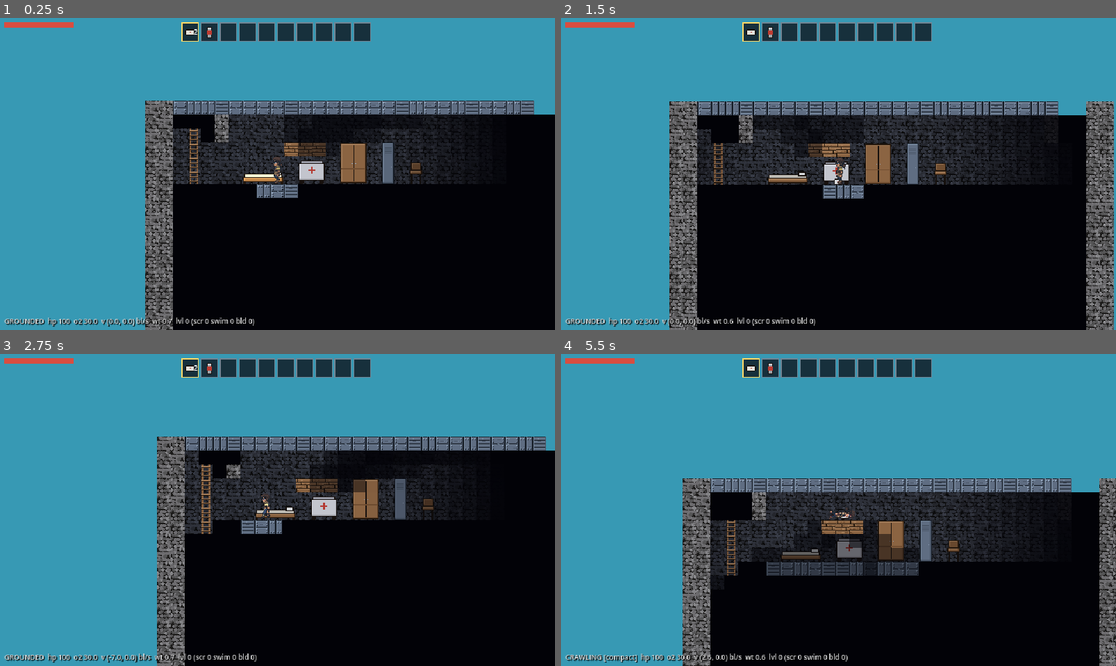
Above: before the commit, frames 1-4 (two rows, left to right).
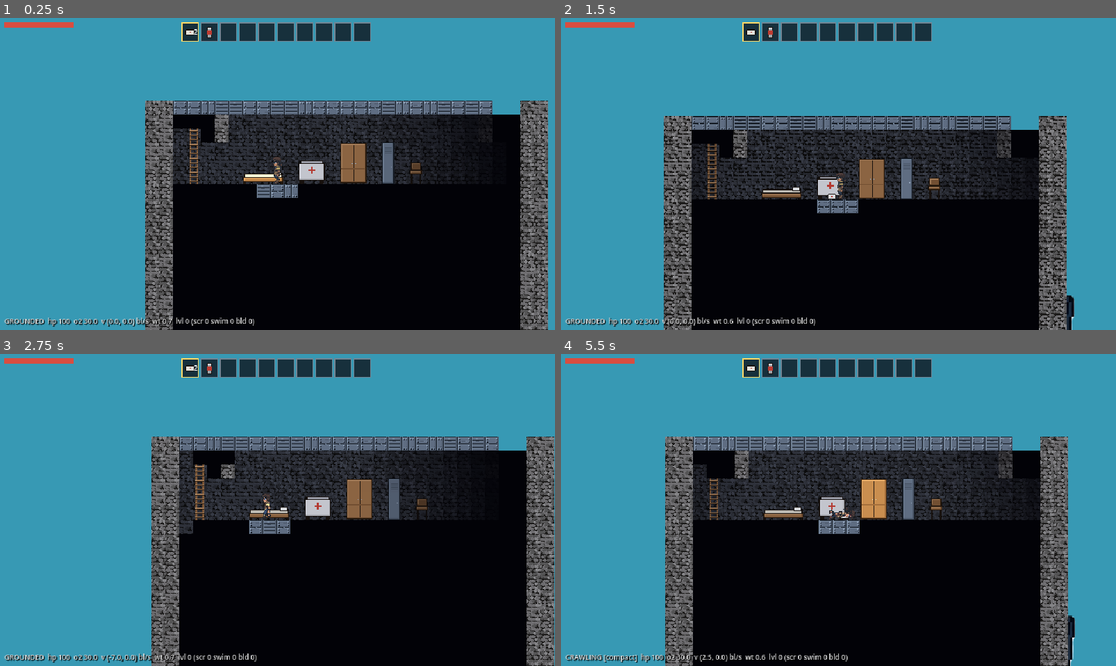
Above: after the commit, the same moments.

Repository: wilbur6689/SunkenCity
Game: Godot game, scene res://scenes/city/city.tscn
The game is run twice, just before and just after one commit, with the same random seed, the same clock (stepped at 60 frames per second) and the same inputs.
Inputs (mouse positions are in pixels of both pictures, inside the frame that each line leads up to):
- Up to frame 1 (0.25 s): no input
- Up to frame 2 (1.5 s): tap Enter at 0.5 s; move the mouse to (960, 158) at 0.52 s; hold D (move_right) 0.53-1.25 s; hold C (crouch) 0.53-1.25 s; click (960, 158) at 0.67 s; tap Space (jump) at 0.77, 1.07 s; tap Q (drop) at 0.8 s; drag from (727, 189) to (810, 236) at 1.27 s
- Up to frame 3 (2.75 s): move the mouse to (333, 441) at 2.02 s; hold A (move_left) from 2.03 s (still down); hold Shift (sprint) from 2.03 s (still down); tap E (interact) at 2.1 s; click (333, 441) at 2.17 s
- Up to frame 4 (5.5 s): release A (move_left) at 2.75 s; release Shift (sprint) at 2.75 s; drag from (810, 572) to (672, 463) at 2.77 s; move the mouse to (1005, 556) at 3.52 s; press the mouse at (1005, 556) at 3.53 s; hold D (move_right) 3.53-4.25 s; tap Space (jump) at 3.77, 3.8, 4.07 s; release the mouse at (1005, 556) at 4.25 s; drag from (672, 463) to (755, 432) at 4.27 s; move the mouse to (866, 510) at 5.02 s; hold D (move_right) from 5.03 s (still down); hold C (crouch) from 5.03 s (still down); click (866, 510) at 5.17 s; tap Q (drop) at 5.3 s

The runs differ from the first frame. In frame 1, 9.6% of the frame differs, in the area x 26-100%, y 26-100%; in frame 2, 25%; in frame 3, 13%; in frame 4, 33%, in the area x 18-100%, y 26-100%.

Commit message:
Room Editor: visual authoring tool for city room templates
- New standalone scene (godot --path . res://scenes/tools/room_editor.tscn):
  settings panel (room id, zone dropdown, free-text room type, spawn
  depth range in blocks below the waterline, width/height 6-20 x 4-8),
  block picker painting stone/wood/metal/plastic with the real atlas,
  zone-filtered furniture palette (place, grab, move, erase) with ghost
  previews and footprint/overlap validation, dimmed slab-and-wall
  context frame, Save/Load/New against data/rooms.json
- rooms.json schema grows zone / height / depth_min / depth_max (all
  existing rooms migrated; gen_rooms.py emits them); CityGen now pools
  templates by zone (deterministic order) and filters candidates by
  each room's authored depth range; over-tall rooms crop to the cavity
- room_editor_smoke.tscn: 9 checks (defaults, painting, fit/overlap
  rules, export fields, update-in-place); all suites green

Co-Authored-By: Claude Fable 5 <noreply@anthropic.com>
Claude-Session: https://claude.ai/code/session_01GxDZSizaHKPW71DMqToXjC

Diff:
--- a/data/rooms.json
+++ b/data/rooms.json
@@ -1,5 +1,5 @@
 {
- "_comment": "Room template library (CT-04/05). Generated by tools/gen_rooms.py, then curated by hand \u2014 edits here are canonical. width = interior cells; objects x/blocks x are offsets from the room's west edge on the standing row; blocks dy = cells above the standing row; mat uses WorldGrid.M (2 = wood, 4 = plastic).",
+ "_comment": "Room template library (CT-04/05). Authored in the Room Editor (scenes/tools/room_editor.tscn) or generated by tools/gen_rooms.py, then curated by hand - this file is canonical. zone picks the generator pool; type is a descriptive tag; depth_min/max (blocks below the waterline) restrict where a room may spawn; width/height are interior cells; objects x / blocks x are offsets from the west edge on the standing row; blocks dy = cells above the standing row; mat uses WorldGrid.M.",
  "rooms": [
   {
    "id": "residential_a",
@@ -35,7 +35,11 @@
      "x": 3,
      "dy": 2
     }
-   ]
+   ],
+   "zone": "residential",
+   "height": 5,
+   "depth_min": -9999,
+   "depth_max": 9999
   },
   {
    "id": "residential_b",
@@ -55,7 +59,11 @@
      "x": 5
     }
    ],
-   "blocks": []
+   "blocks": [],
+   "zone": "residential",
+   "height": 5,
+   "depth_min": -9999,
+   "depth_max": 9999
   },
   {
    "id": "residential_c",
@@ -95,7 +103,11 @@
      "x": 4,
      "dy": 2
     }
-   ]
+   ],
+   "zone": "residential",
+   "height": 5,
+   "depth_min": -9999,
+   "depth_max": 9999
   },
   {
    "id": "residential_d",
@@ -122,7 +134,11 @@
      "x": 8,
      "dy": 2
     }
-   ]
+   ],
+   "zone": "residential",
+   "height": 5,
+   "depth_min": -9999,
+   "depth_max": 9999
   },
   {
    "id": "office_a",
@@ -166,7 +182,11 @@
      "x": 8,
      "dy": 2
     }
-   ]
+   ],
+   "zone": "commercial",
+   "height": 5,
+   "depth_min": -9999,
+   "depth_max": 9999
   },
   {
    "id": "office_b",
@@ -206,7 +226,11 @@
      "x": 5,
      "dy": 2
     }
-   ]
+   ],
+   "zone": "commercial",
+   "height": 5,
+   "depth_min": -9999,
+   "depth_max": 9999
   },
   {
    "id": "office_c",
@@ -234,7 +258,11 @@
      "x": 9
     }
    ],
-   "blocks": []
+   "blocks": [],
+   "zone": "commercial",
+   "height": 5,
+   "depth_min": -9999,
+   "depth_max": 9999
   },
   {
    "id": "office_d",
@@ -254,7 +282,11 @@
      "x": 9
     }
    ],
-   "blocks": []
+   "blocks": [],
+   "zone": "commercial",
+   "height": 5,
+   "depth_min": -9999,
+   "depth_max": 9999
   },
   {
    "id": "hospital_a",
@@ -290,7 +322,11 @@
      "x": 6,
      "dy": 2
     }
-   ]
+   ],
+   "zone": "hospital",
+   "height": 5,
+   "depth_min": -9999,
+   "depth_max": 9999
   },
   {
    "id": "hospital_b",
@@ -310,7 +346,11 @@
      "x": 8
     }
    ],
-   "blocks": []
+   "blocks": [],
+   "zone": "hospital",
+   "height": 5,
+   "depth_min": -9999,
+   "depth_max": 9999
   },
   {
    "id": "hospital_c",
@@ -330,7 +370,11 @@
      "x": 7
     }
    ],
-   "blocks": []
+   "blocks": [],
+   "zone": "hospital",
+   "height": 5,
+   "depth_min": -9999,
+   "depth_max": 9999
   },
   {
    "id": "hospital_d",
@@ -346,7 +390,11 @@
      "x": 4
     }
    ],
-   "blocks": []
+   "blocks": [],
+   "zone": "hospital",
+   "height": 5,
+   "depth_min": -9999,
+   "depth_max": 9999
   }
  ]
 }
--- /dev/null
+++ b/scenes/test/room_editor_smoke.tscn
@@ -0,0 +1,6 @@
+[gd_scene load_steps=2 format=3]
+
+[ext_resource type="Script" path="res://scripts/test/room_editor_smoke.gd" id="1"]
+
+[node name="RESmoke" type="Node"]
+script = ExtResource("1")
--- /dev/null
+++ b/scenes/tools/room_editor.tscn
@@ -0,0 +1,9 @@
+[gd_scene load_steps=2 format=3]
+
+[ext_resource type="Script" path="res://scripts/tools/room_editor.gd" id="1_editor"]
+
+[node name="RoomEditor" type="Control"]
+anchors_preset = 15
+anchor_right = 1.0
+anchor_bottom = 1.0
+script = ExtResource("1_editor")
--- /dev/null
+++ b/scripts/test/room_editor_smoke.gd
@@ -0,0 +1,41 @@
+extends Node
+## Headless checks for the Room Editor: boot, block painting, furniture
+## placement rules, save/load roundtrip against a scratch library.
+var failures := 0
+var checks := 0
+func check(cond: bool, msg: String) -> void:
+	checks += 1
+	print(("  ok:   " if cond else "  FAIL: ") + msg)
+	if not cond: failures += 1
+func _ready() -> void:
+	var ed = load("res://scenes/tools/room_editor.tscn").instantiate()
+	ed.rooms_path = "user://rooms_test.json"
+	add_child(ed)
+	await get_tree().process_frame
+	check(ed.room.width == 12 and ed.room.height == 5, "default room is 12x5")
+	ed.id_edit.text = "smoke_room"
+	ed.type_edit.text = "test ward"
+	ed.zone_option.selected = 3 # hospital
+	ed.depth_min_spin.value = 10
+	ed.depth_max_spin.value = 80
+	ed._apply_settings()
+	ed._set_tool("block:2")
+	ed._paint(Vector2i(3, 2))
+	check(ed.room.blocks.size() == 1 and ed.room.blocks[0].mat == 2, "block painted (wood)")
+	check(ed._fits_object("med_cart", 5), "furniture fits in empty space")
+	ed.room.objects.append({"id": "med_cart", "x": 5})
+	check(not ed._fits_object("cabinet", 6), "overlap rejected")
+	check(ed._fits_object("cabinet", 8), "adjacent placement fits")
+	ed.room.objects.append({"id": "cabinet", "x": 8})
+	ed._save()
+	var lib = JSON.parse_string(FileAccess.get_file_as_string("user://rooms_test.json"))
+	check(lib.rooms.size() == 1 and lib.rooms[0].id == "smoke_room", "room exported to the library")
+	var r = lib.rooms[0]
+	check(r.zone == "hospital" and r.depth_min == 10 and r.depth_max == 80 and r.type == "test ward", "settings exported (zone, type, depth range)")
+	check(r.objects.size() == 2 and r.blocks.size() == 1, "contents exported")
+	ed._save() # update path
+	lib = JSON.parse_string(FileAccess.get_file_as_string("user://rooms_test.json"))
+	check(lib.rooms.size() == 1, "re-saving updates instead of duplicating")
+	DirAccess.remove_absolute("user://rooms_test.json")
+	print("\nRoom editor smoke: %d checks, %d failures" % [checks, failures])
+	get_tree().quit(0 if failures == 0 else 1)
--- /dev/null
+++ b/scripts/tools/room_editor.gd
@@ -0,0 +1,445 @@
+extends Control
+## Room Editor (CT-05 authoring workflow): create, edit, and export the room
+## templates the city generator builds floors from. Run standalone:
+##   godot --path . res://scenes/tools/room_editor.tscn
+##
+## Left: room settings (id, zone, room type, spawn depth range, size).
+## Center: the room canvas — paint blocks, place/move furniture.
+## Right: block picker + zone-filtered furniture palette.
+## Save writes into data/rooms.json (the curated library, hand-editable).
+
+const ZONES := ["residential", "commercial", "industrial", "hospital"]
+const ZONE_FURNITURE := {
+	"residential": ["bed_frame", "cabinet", "chair", "fridge", "desk"],
+	"commercial": ["desk", "chair", "cabinet", "locker", "fridge"],
+	"industrial": ["locker", "pump", "med_cart", "cabinet"],
+	"hospital": ["med_cart", "bed_frame", "cabinet", "locker", "chair", "desk"],
+}
+const BLOCK_MATS := {"stone": 1, "wood": 2, "metal": 3, "plastic": 4}
+const CELL := 16
+const MIN_W := 6
+const MAX_W := 20
+const MIN_H := 4
+const MAX_H := 8
+const ATLAS := preload("res://assets/tiles/placeholder_blocks.png")
+
+var rooms_path := "res://data/rooms.json"
+var room: Dictionary = {}
+var tool_mode := "pointer" # pointer | erase | block:<mat> | object:<id>
+var grabbed: Dictionary = {} # object being moved (removed from room while held)
+var hover_cell := Vector2i(-99, -99)
+var status := ""
+
+var canvas: Control
+var id_edit: LineEdit
+var type_edit: LineEdit
+var zone_option: OptionButton
+var depth_min_spin: SpinBox
+var depth_max_spin: SpinBox
+var width_spin: SpinBox
+var height_spin: SpinBox
+var load_option: OptionButton
+var furniture_box: VBoxContainer
+var status_label: Label
+var tool_label: Label
+var _obj_textures: Dictionary = {}
+
+func _ready() -> void:
+	room = _default_room()
+	_build_ui()
+	_refresh_load_list()
+	_refresh_furniture()
+	_sync_settings_to_ui()
+
+func _default_room() -> Dictionary:
+	return {"id": "new_room", "zone": "residential", "type": "room", "width": 12, "height": 5,
+		"depth_min": -9999, "depth_max": 9999, "objects": [], "blocks": []}
+
+# --- UI construction ---
+
+func _build_ui() -> void:
+	var bg := ColorRect.new()
+	bg.color = Color(0.10, 0.12, 0.16)
+	bg.set_anchors_preset(Control.PRESET_FULL_RECT)
+	add_child(bg)
+
+	var title := UITheme.label("ROOM EDITOR — templates for the city generator (data/rooms.json)", 9, Color(0.56, 0.75, 0.81))
+	title.position = Vector2(8, 4)
+	add_child(title)
+
+	# Left: settings
+	var sp := PanelContainer.new()
+	sp.add_theme_stylebox_override("panel", UITheme.steel_panel())
+	sp.position = Vector2(8, 18)
+	sp.custom_minimum_size = Vector2(140, 330)
+	add_child(sp)
+	var sv := VBoxContainer.new()
+	sv.add_theme_constant_override("separation", 3)
+	sp.add_child(sv)
+	sv.add_child(UITheme.label("SETTINGS", 8, Color(0.56, 0.75, 0.81)))
+	sv.add_child(UITheme.label("Room id", 8))
+	id_edit = LineEdit.new()
+	id_edit.add_theme_font_size_override("font_size", 8)
+	sv.add_child(id_edit)
+	sv.add_child(UITheme.label("Zone", 8))
+	zone_option = OptionButton.new()
+	zone_option.add_theme_font_size_override("font_size", 8)
+	for z in ZONES:
+		zone_option.add_item(z)
+	zone_option.item_selected.connect(func(_i): _apply_settings(); _refresh_furniture())
+	sv.add_child(zone_option)
+	sv.add_child(UITheme.label("Room type", 8))
+	type_edit = LineEdit.new()
+	type_edit.add_theme_font_size_override("font_size", 8)
+	type_edit.placeholder_text = "bedroom, ward, office…"
+	sv.add_child(type_edit)
+	sv.add_child(UITheme.label("Depth range (blocks below", 8))
+	sv.add_child(UITheme.label("waterline; -9999 = any)", 8, Color(0.6, 0.66, 0.72)))
+	depth_min_spin = _spin(-9999, 9999, 0)
+	depth_max_spin = _spin(-9999, 9999, 9999)
+	var dh := HBoxContainer.new()
+	dh.add_child(depth_min_spin)
+	dh.add_child(depth_max_spin)
+	sv.add_child(dh)
+	sv.add_child(UITheme.label("Size (width x height)", 8))
+	width_spin = _spin(MIN_W, MAX_W, 12)
+	width_spin.value_changed.connect(func(_v): _apply_settings())
+	height_spin = _spin(MIN_H, MAX_H, 5)
+	height_spin.value_changed.connect(func(_v): _apply_settings())
+	var sh := HBoxContainer.new()
+	sh.add_child(width_spin)
+	sh.add_child(height_spin)
+	sv.add_child(sh)
+	sv.add_child(UITheme.label(" ", 6))
+	var new_btn := _button("New room", func():
+		room = _default_room()
+		_sync_settings_to_ui()
+		_say("New room"))
+	sv.add_child(new_btn)
+	sv.add_child(UITheme.label("Load existing", 8))
+	load_option = OptionButton.new()
+	load_option.add_theme_font_size_override("font_size", 8)
+	load_option.item_selected.connect(_load_selected)
+	sv.add_child(load_option)
+	var save_btn := _button("SAVE / EXPORT", _save)
+	sv.add_child(save_btn)
+	status_label = UITheme.label("", 8, Color(0.75, 0.95, 0.75))
+	sv.add_child(status_label)
+
+	# Center: canvas
+	canvas = Control.new()
+	canvas.position = Vector2(158, 40)
+	canvas.custom_minimum_size = Vector2((MAX_W + 4) * CELL, (MAX_H + 4) * CELL)
+	canvas.size = canvas.custom_minimum_size
+	canvas.mouse_filter = Control.MOUSE_FILTER_STOP
+	canvas.draw.connect(_draw_canvas)
+	canvas.gui_input.connect(_canvas_input)
+	add_child(canvas)
+	tool_label = UITheme.label("Tool: pointer  (LMB use tool · RMB erase · pointer grabs furniture)", 8, Color(0.7, 0.78, 0.85))
+	tool_label.position = Vector2(158, 22)
+	add_child(tool_label)
+
+	# Right: palettes
+	var pp := PanelContainer.new()
+	pp.add_theme_stylebox_override("panel", UITheme.steel_panel())
+	pp.position = Vector2(508, 18)
+	pp.custom_minimum_size = Vector2(124, 330)
+	add_child(pp)
+	var pv := VBoxContainer.new()
+	pv.add_theme_constant_override("separation", 2)
+	pp.add_child(pv)
+	pv.add_child(UITheme.label("BLOCKS", 8, Color(0.56, 0.75, 0.81)))
+	var pointer := _button("Pointer / move", func(): _set_tool("pointer"))
+	pv.add_child(pointer)
+	for mat_name in BLOCK_MATS:
+		var m: int = BLOCK_MATS[mat_name]
+		pv.add_child(_button(mat_name.capitalize(), func(): _set_tool("block:%d" % m)))
+	pv.add_child(_button("Erase", func(): _set_tool("erase")))
+	pv.add_child(UITheme.label(" ", 4))
+	pv.add_child(UITheme.label("FURNITURE (zone)", 8, Color(0.56, 0.75, 0.81)))
+	furniture_box = VBoxContainer.new()
+	furniture_box.add_theme_constant_override("separation", 2)
+	pv.add_child(furniture_box)
+
+func _spin(minv: int, maxv: int, val: int) -> SpinBox:
+	var s := SpinBox.new()
+	s.min_value = minv
+	s.max_value = maxv
+	s.value = val
+	s.add_theme_font_size_override("font_size", 8)
+	s.custom_minimum_size = Vector2(56, 0)
+	return s
+
+func _button(text: String, cb: Callable) -> Button:
+	var b := Button.new()
+	b.text = text
+	b.custom_minimum_size = Vector2(0, 15)
+	UITheme.style_button(b)
+	b.pressed.connect(cb)
+	return b
+
+func _set_tool(mode: String) -> void:
+	tool_mode = mode
+	grabbed = {}
+	tool_label.text = "Tool: " + mode
+	canvas.queue_redraw()
+
+func _say(text: String) -> void:
+	status = text
+	status_label.text = text
+
+func _refresh_furniture() -> void:
+	for c in furniture_box.get_children():
+		c.queue_free()
+	for oid in ZONE_FURNITURE.get(_zone(), []):
+		var def: Dictionary = Data.objects.get(oid, {})
+		if def.is_empty():
+			continue
+		furniture_box.add_child(_button("%s (%dx%d)" % [def.name, def.size[0], def.size[1]],
+			func(): _set_tool("object:" + oid)))
+
+func _zone() -> String:
+	return ZONES[zone_option.selected]
+
+# --- Settings sync ---
+
+func _sync_settings_to_ui() -> void:
+	id_edit.text = room.id
+	type_edit.text = room.get("type", "")
+	zone_option.selected = maxi(ZONES.find(room.get("zone", "residential")), 0)
+	depth_min_spin.value = room.get("depth_min", -9999)
+	depth_max_spin.value = room.get("depth_max", 9999)
+	width_spin.value = room.width
+	height_spin.value = room.get("height", 5)
+	_refresh_furniture()
+	canvas.queue_redraw()
+
+func _apply_settings() -> void:
+	room.id = id_edit.text.strip_edges()
+	room.type = type_edit.text.strip_edges()
+	room.zone = _zone()
+	room.depth_min = int(depth_min_spin.value)
+	room.depth_max = int(depth_max_spin.value)
+	room.width = int(width_spin.value)
+	room.height = int(height_spin.value)
+	# Clip content that fell outside after a resize
+	room.objects = room.objects.filter(func(o): return _fits_object(o.id, int(o.x), o))
+	room.blocks = room.blocks.filter(func(b): return int(b.x) < room.width and int(b.dy) < room.height)
+	canvas.queue_redraw()
+
+# --- Canvas geometry: origin at the room's top-left interior cell ---
+
+func _origin() -> Vector2:
+	return Vector2(2 * CELL, 2 * CELL)
+
+func _cell_at(pos: Vector2) -> Vector2i:
+	var p := (pos - _origin()) / CELL
+	return Vector2i(floori(p.x), floori(p.y))
+
+func _standing_row() -> int:
+	return room.height - 1 # dy 0 = standing row (bottom interior row)
+
+func _fits_object(oid: String, x: int, ignore = null) -> bool:
+	var def: Dictionary = Data.objects.get(oid, {})
+	if def.is_empty():
+		return false
+	var w := int(def.size[0])
+	var h := int(def.size[1])
+	if x < 0 or x + w > int(room.width) or h > int(room.height):
+		return false
+	for o in room.objects:
+		if o == ignore:
+			continue
+		var ow := int(Data.objects[o.id].size[0])
+		if x < int(o.x) + ow and int(o.x) < x + w:
+			return false
+	for b in room.blocks:
+		if int(b.dy) < h and int(b.x) >= x and int(b.x) < x + w:
+			return false
+	return true
+
+func _block_at(x: int, dy: int):
+	for b in room.blocks:
+		if int(b.x) == x and int(b.dy) == dy:
+			return b
+	return null
+
+func _object_at_x(x: int):
+	for o in room.objects:
+		var w := int(Data.objects[o.id].size[0])
+		if x >= int(o.x) and x < int(o.x) + w:
+			return o
+	return null
+
+# --- Canvas input ---
+
+func _canvas_input(event: InputEvent) -> void:
+	if event is InputEventMouseMotion:
+		hover_cell = _cell_at(event.position)
+		canvas.queue_redraw()
+		if event.button_mask & MOUSE_BUTTON_MASK_LEFT and tool_mode.begins_with("block:"):
+			_paint(hover_cell)
+	elif event is InputEventMouseButton and event.pressed:
+		var cell := _cell_at(event.position)
+		if event.button_index == MOUSE_BUTTON_LEFT:
+			_use_tool(cell)
+		elif event.button_index == MOUSE_BUTTON_RIGHT:
+			_erase(cell)
+		canvas.queue_redraw()
+
+func _in_room(cell: Vector2i) -> bool:
+	return cell.x >= 0 and cell.x < int(room.width) and cell.y >= 0 and cell.y < int(room.height)
+
+func _use_tool(cell: Vector2i) -> void:
+	if tool_mode.begins_with("block:"):
+		_paint(cell)
+	elif tool_mode == "erase":
+		_erase(cell)
+	elif tool_mode.begins_with("object:"):
+		var oid := tool_mode.substr(7)
+		if _in_room(cell) and _fits_object(oid, cell.x):
+			room.objects.append({"id": oid, "x": cell.x})
+			_say("Placed " + oid)
+	else: # pointer: grab / drop furniture (click-drag-click)
+		if not grabbed.is_empty():
+			if _in_room(cell) and _fits_object(grabbed.id, cell.x):
+				room.objects.append({"id": grabbed.id, "x": cell.x})
+				grabbed = {}
+				_say("Moved")
+		elif _in_room(cell):
+			var o = _object_at_x(cell.x)
+			if o != null and cell.y >= int(room.height) - int(Data.objects[o.id].size[1]):
+				grabbed = o
+				room.objects.erase(o)
+				_say("Grabbed %s — click to drop" % grabbed.id)
+
+func _paint(cell: Vector2i) -> void:
+	if not _in_room(cell):
+		return
+	var dy := _standing_row() - cell.y
+	if _object_at_x(cell.x) != null and dy < int(Data.objects[_object_at_x(cell.x).id].size[1]):
+		return # occupied by furniture
+	var existing = _block_at(cell.x, dy)
+	var mat := int(tool_mode.substr(6))
+	if existing != null:
+		existing.mat = mat
+	else:
+		room.blocks.append({"mat": mat, "x": cell.x, "dy": dy})
+
+func _erase(cell: Vector2i) -> void:
+	if not _in_room(cell):
+		return
+	var dy := _standing_row() - cell.y
+	var b = _block_at(cell.x, dy)
+	if b != null:
+		room.blocks.erase(b)
+		return
+	var o = _object_at_x(cell.x)
+	if o != null and cell.y >= int(room.height) - int(Data.objects[o.id].size[1]):
+		room.objects.erase(o)
+		_say("Removed " + o.id)
+
+# --- Canvas drawing ---
+
+func _draw_canvas() -> void:
+	var org := _origin()
+	var w := int(room.width)
+	var h := int(room.height)
+	# Context shell: slab below, ceiling above, walls beside (dimmed, not editable)
+	var shell := Color(0.55, 0.58, 0.65, 0.55)
+	for x in range(-1, w + 1):
+		_draw_tile(org + Vector2(x, h) * CELL, WorldGrid.M.METAL, shell)   # floor slab
+		_draw_tile(org + Vector2(x, -1) * CELL, WorldGrid.M.METAL, shell)  # ceiling
+	for y in range(-1, h + 1):
+		_draw_tile(org + Vector2(-1, y) * CELL, WorldGrid.M.STONE, shell)
+		_draw_tile(org + Vector2(w, y) * CELL, WorldGrid.M.STONE, shell)
+	# Interior background + grid
+	canvas.draw_rect(Rect2(org, Vector2(w, h) * CELL), Color(0.16, 0.19, 0.25))
+	for x in range(w + 1):
+		canvas.draw_line(org + Vector2(x * CELL, 0), org + Vector2(x * CELL, h * CELL), Color(1, 1, 1, 0.07))
+	for y in range(h + 1):
+		canvas.draw_line(org + Vector2(0, y * CELL), org + Vector2(w * CELL, y * CELL), Color(1, 1, 1, 0.07))
+	# Blocks
+	for b in room.blocks:
+		var cy := _standing_row() - int(b.dy)
+		_draw_tile(org + Vector2(int(b.x), cy) * CELL, int(b.mat), Color.WHITE)
+	# Furniture (bottom-aligned to the standing row)
+	for o in room.objects:
+		_draw_object(org, o.id, int(o.x), Color.WHITE)
+	# Ghost previews
+	if tool_mode.begins_with("object:") and _in_room(hover_cell):
+		var oid := tool_mode.substr(7)
+		var ok := _fits_object(oid, hover_cell.x)
+		_draw_object(org, oid, hover_cell.x, Color(0.6, 1.0, 0.6, 0.55) if ok else Color(1.0, 0.5, 0.5, 0.55))
+	elif not grabbed.is_empty() and _in_room(hover_cell):
+		var ok2 := _fits_object(grabbed.id, hover_cell.x)
+		_draw_object(org, grabbed.id, hover_cell.x, Color(0.6, 1.0, 0.6, 0.55) if ok2 else Color(1.0, 0.5, 0.5, 0.55))
+	if _in_room(hover_cell):
+		canvas.draw_rect(Rect2(org + Vector2(hover_cell) * CELL, Vector2(CELL, CELL)), Color(1, 1, 0.6, 0.6), false)
+
+func _draw_tile(pos: Vector2, mat: int, mod: Color) -> void:
+	var variant := posmod(hash(Vector2i(pos / CELL)), 5)
+	canvas.draw_texture_rect_region(ATLAS, Rect2(pos, Vector2(CELL, CELL)),
+		Rect2(variant * 16, (mat - 1) * 16, 16, 16), mod)
+
+func _draw_object(org: Vector2, oid: String, x: int, mod: Color) -> void:
+	var def: Dictionary = Data.objects.get(oid, {})
+	if def.is_empty():
+		return
+	if not _obj_textures.has(oid):
+		_obj_textures[oid] = load(Data.OBJECT_SPRITE_DIR + oid + ".png")
+	var tex: Texture2D = _obj_textures[oid]
+	if tex == null:
+		return
+	var h := int(def.size[1])
+	var pos := org + Vector2(x, room.height - h) * CELL
+	canvas.draw_texture_rect(tex, Rect2(pos, Vector2(def.size[0] * CELL, h * CELL)), false, mod)
+
+# --- Library I/O ---
+
+func _read_library() -> Dictionary:
+	var text := FileAccess.get_file_as_string(rooms_path)
+	var parsed = JSON.parse_string(text) if text != "" else null
+	if typeof(parsed) != TYPE_DICTIONARY:
+		parsed = {"_comment": "Room template library (CT-04/05).", "rooms": []}
+	return parsed
+
+func _refresh_load_list() -> void:
+	load_option.clear()
+	load_option.add_item("— load —")
+	for r in _read_library().rooms:
+		load_option.add_item(r.id)
+
+func _load_selected(index: int) -> void:
+	if index <= 0:
+		return
+	var lib := _read_library()
+	for r in lib.rooms:
+		if r.id == load_option.get_item_text(index):
+			room = r.duplicate(true)
+			room["height"] = room.get("height", 5)
+			room["zone"] = room.get("zone", room.get("type", "residential"))
+			room["depth_min"] = room.get("depth_min", -9999)
+			room["depth_max"] = room.get("depth_max", 9999)
+			_sync_settings_to_ui()
+			_say("Loaded " + room.id)
+			return
+
+func _save() -> void:
+	_apply_settings()
+	if room.id == "":
+		_say("Give the room an id first")
+		return
+	var lib := _read_library()
+	var replaced := false
+	for i in lib.rooms.size():
+		if lib.rooms[i].id == room.id:
+			lib.rooms[i] = room.duplicate(true)
+			replaced = true
+	if not replaced:
+		lib.rooms.append(room.duplicate(true))
+	var f := FileAccess.open(rooms_path, FileAccess.WRITE)
+	f.store_string(JSON.stringify(lib, " ") + "\n")
+	f.close()
+	_refresh_load_list()
+	_say("%s %s (%d rooms in library)" % ["Updated" if replaced else "Exported", room.id, lib.rooms.size()])
--- a/scripts/world/city_gen.gd
+++ b/scripts/world/city_gen.gd
@@ -58,12 +58,13 @@
 
 static func _load_rooms() -> Dictionary:
 	var parsed = JSON.parse_string(FileAccess.get_file_as_string("res://data/rooms.json"))
-	var by_type := {}
+	var by_zone := {}
 	for r in parsed.rooms:
-		if not by_type.has(r.type):
-			by_type[r.type] = []
-		by_type[r.type].append(r)
-	return by_type
+		var key: String = r.get("zone", r.get("type", "residential"))
+		if not by_zone.has(key):
+			by_zone[key] = []
+		by_zone[key].append(r)
+	return by_zone
 
 static func _build_tower(grid: WorldGrid, rng: RandomNumberGenerator, rooms: Dictionary,
 		x0: int, w: int, floors: int, objects: Array, doors: Array, sealed: Array) -> Dictionary:
@@ -92,9 +93,10 @@
 	# Stairwell ladder
 	for y in range(top + 1, GROUND):
 		grid.set_climb(Vector2i(stair_x0 + 1, y), WorldGrid.C.LADDER)
-	# Per-floor walls, doorways, rooms
-	var mix := ["residential", "office", "hospital"]
-	var tower_bias: String = mix[rng.randi_range(0, 2)]
+	# Per-floor walls, doorways, rooms (zones from the template library)
+	var mix := rooms.keys()
+	mix.sort() # deterministic order (CT-21)
+	var tower_bias: String = mix[rng.randi_range(0, mix.size() - 1)]
 	for f in floors:
 		var ceiling := top + f * FLOOR_H
 		var sr := ceiling + FLOOR_H - 1 # standing row
@@ -111,12 +113,16 @@
 			for wy in range(sr - 2, sr + 1): # shaft side walled solid
 				grid.set_structure(Vector2i(shaft_wall, wy), WorldGrid.M.STONE)
 			sealed.append(Rect2i(zone_x, ceiling + 1, zone_end - zone_x + 1, FLOOR_H - 1))
-		# rooms (mixed use per floor, CT-02)
-		var rtype: String = tower_bias if rng.randf() < 0.5 else mix[rng.randi_range(0, 2)]
+		# rooms (mixed use per floor, CT-02), filtered by authored depth range
+		var rtype: String = tower_bias if rng.randf() < 0.5 else mix[rng.randi_range(0, mix.size() - 1)]
 		var pool: Array = rooms.get(rtype, [])
+		var depth := sr - WATERLINE
+		var candidates := pool.filter(func(r): return depth >= int(r.get("depth_min", -9999)) and depth <= int(r.get("depth_max", 9999)))
+		if candidates.is_empty():
+			candidates = pool
 		var cx := zone_x
-		while zone_end - cx >= 8 and not pool.is_empty():
-			var t: Dictionary = pool[rng.randi_range(0, pool.size() - 1)]
+		while zone_end - cx >= 8 and not candidates.is_empty():
+			var t: Dictionary = candidates[rng.randi_range(0, candidates.size() - 1)]
 			var tw := int(t.width)
 			if cx + tw > zone_end:
 				tw = zone_end - cx
@@ -124,6 +130,8 @@
 				if cx + int(o.x) + 3 <= zone_end:
 					objects.append({"id": o.id, "cell": Vector2i(cx + int(o.x), sr)})
 			for b in t.get("blocks", []):
+				if int(b.dy) >= FLOOR_H - 1:
+					continue # rooms authored taller than the floor cavity crop
 				var bc := Vector2i(cx + int(b.x), sr - int(b.dy))
 				if bc.x < zone_end:
 					grid.set_structure(bc, int(b.mat))
Not shown, added: scripts/test/room_editor_smoke.gd.uid
Not shown, added: scripts/tools/room_editor.gd.uid
Not shown, changed: CLAUDE.md
Not shown, changed: docs/MVP-checklist.md
